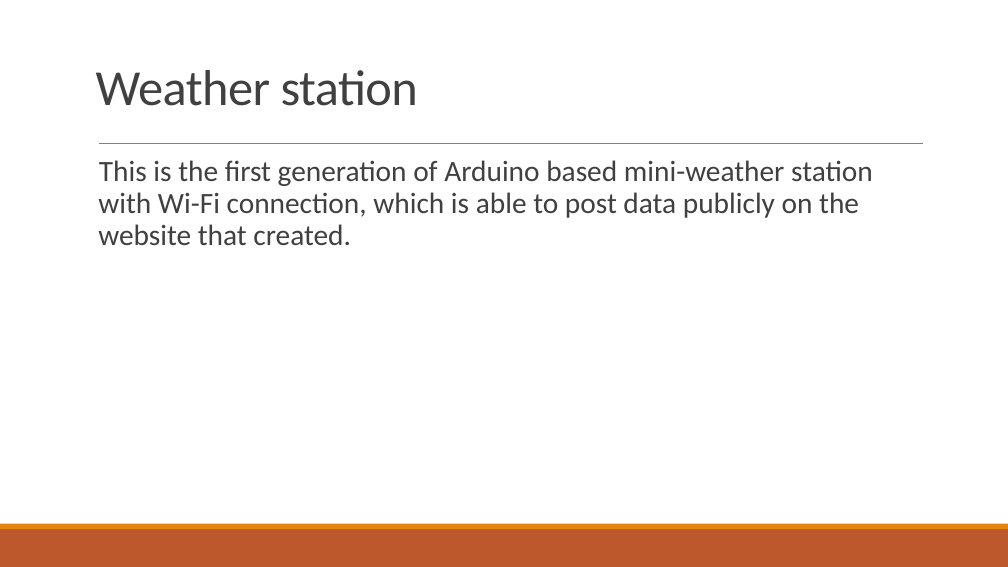
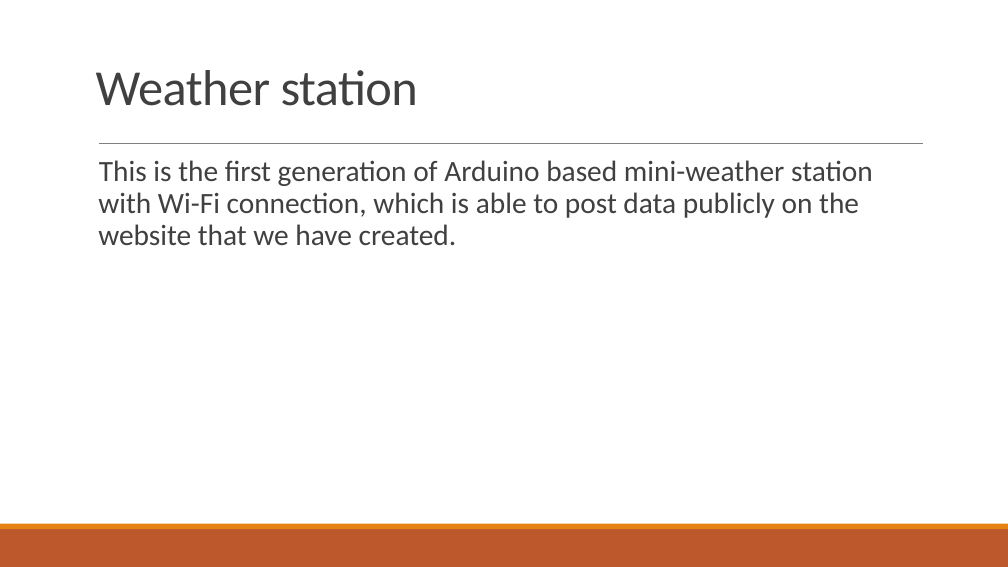
Before and after one commit to Tushar-Faroque/Mini-weather-station-using-Arduino-uno, a slide deck: slide 2 of 299presentation.pptx. Drawn at 1008x567 pixels with LibreOffice and Linux fonts; fonts in the diff are those of the drawing. Boxes give left, top, right and bottom in pixels: in the first picture for what was removed or moved away, otherwise in the second. Text is boxed around its words. In the diff, an @@ line names an element or a change of style, - is before the commit and + after.

Commit message:
made tweaks to some files of Arduino

```diff
--- a/299presentation.pptx
+++ b/299presentation.pptx
@@ text at box(98, 160, 873, 245): text changed @@
-  This is the first generation of Arduino based mini-weather station with Wi-Fi connection, which is able to post data publicly on the website that created.
+  This is the first generation of Arduino based mini-weather station with Wi-Fi connection, which is able to post data publicly on the website that we have created.
```
Also in this commit, not shown: 1 other slide changed, 2 other files.
